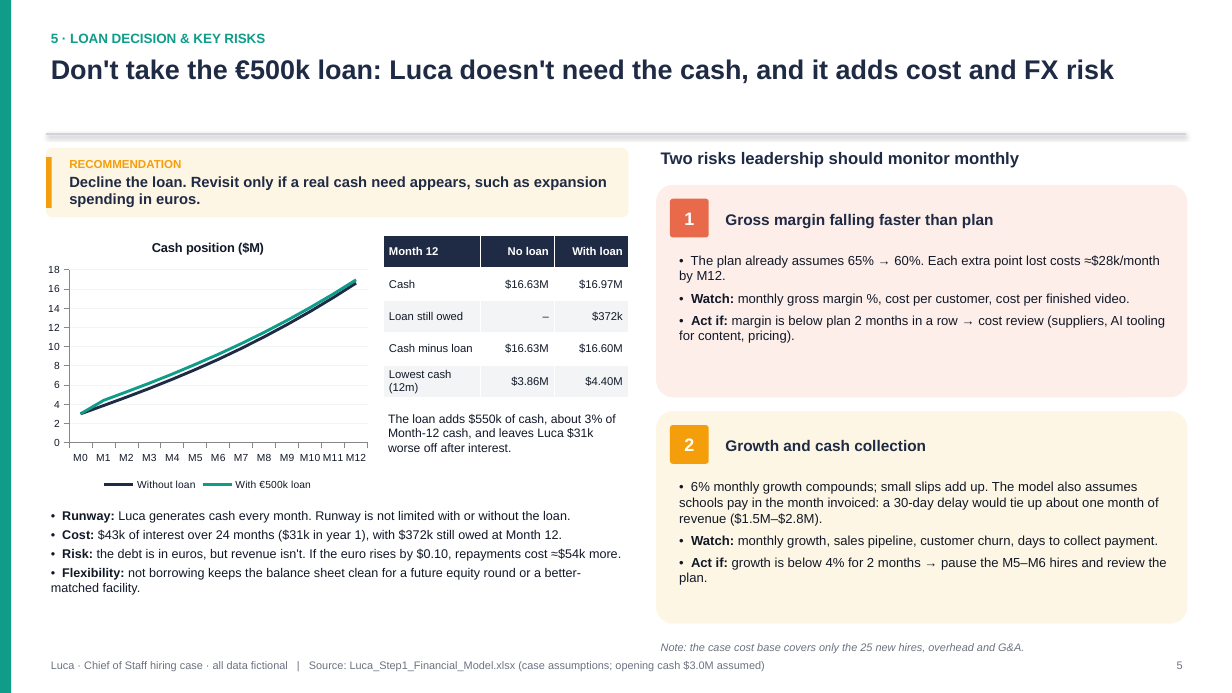
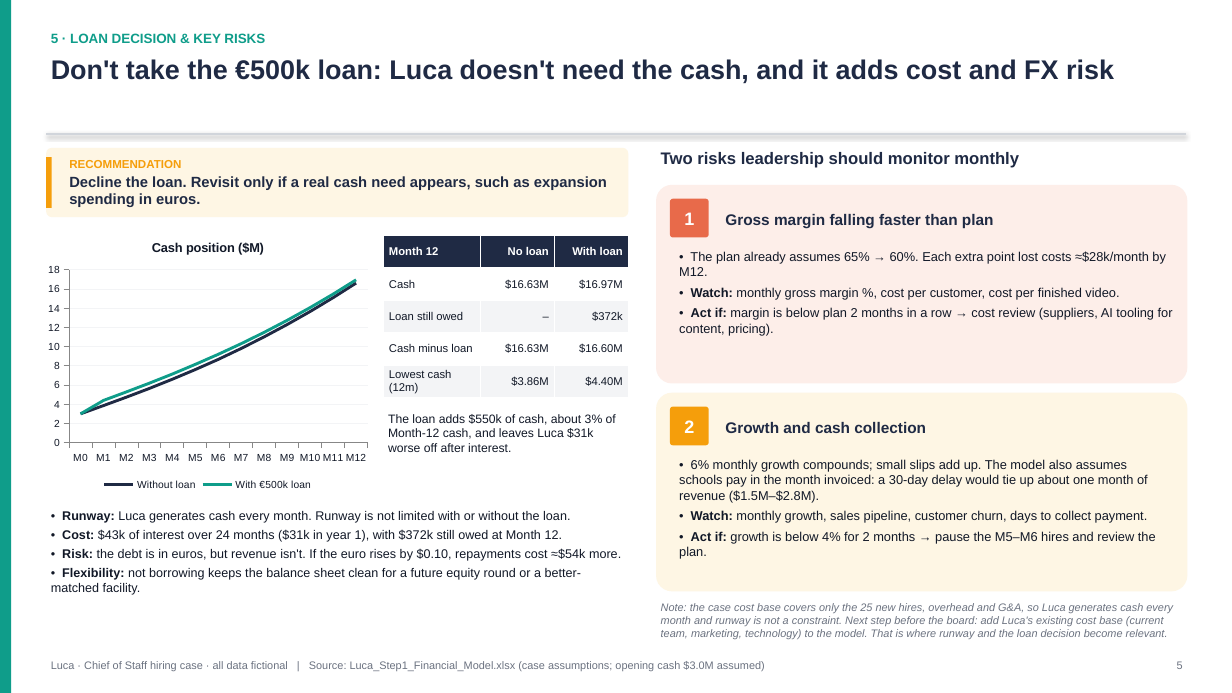
Before and after one commit to JoaoTavarees/Dashboard, a slide deck: slide 5 of luca_chief_of_staff_case/deliverables/Luca_Step2_Financial_Operations_Summary.pptx. Drawn at 1232x693 pixels with LibreOffice and Linux fonts; fonts in the diff are those of the drawing. Boxes give left, top, right and bottom in pixels: in the first picture for what was removed or moved away, otherwise in the second. Text is boxed around its words. In the diff, an @@ line names an element or a change of style, - is before the commit and + after.

```diff
--- a/luca_chief_of_staff_case/deliverables/Luca_Step2_Financial_Operations_Summary.pptx
+++ b/luca_chief_of_staff_case/deliverables/Luca_Step2_Financial_Operations_Summary.pptx
@@ rounded rectangle: place and size @@
-rounded rectangle at bbox=[656, 185, 1188, 397]
+rounded rectangle at bbox=[656, 185, 1188, 384]
@@ text "• The plan already assumes ..." at bbox=[679, 251, 1173, 336]: size 10.2 to 10 pt; less space between paragraphs @@
@@ rounded rectangle: place and size @@
-rounded rectangle at bbox=[656, 411, 1188, 624]
+rounded rectangle at bbox=[656, 393, 1188, 592]
@@ 2 texts, 1 rounded rectangle: place and size @@
-2 texts, 1 rounded rectangle at bbox=[670, 425, 926, 464]
+2 texts, 1 rounded rectangle at bbox=[670, 407, 926, 445]
@@ text "• 6% monthly growth compounds; ..." at bbox=[679, 459, 1156, 559]: size 10.2 to 10 pt; less space between paragraphs @@
@@ text "• 6% monthly growth compounds; ...": place and size @@
-text "• 6% monthly growth compounds; ..." at bbox=[679, 481, 1167, 585]
+text "• 6% monthly growth compounds; ..." at bbox=[679, 459, 1156, 559]
@@ text at bbox=[661, 603, 1173, 639]: text changed @@
-Note: the case cost base covers only the 25 new hires, overhead and G&A.
+Note: the case cost base covers only the 25 new hires, overhead and G&A, so Luca generates cash every month and runway is not a constraint. Next step before the board: add Luca's existing cost base (current team, marketing, technology) to the model. That is where runway and the loan decision become relevant.
```
Also in this commit, not shown: 2 other files.
